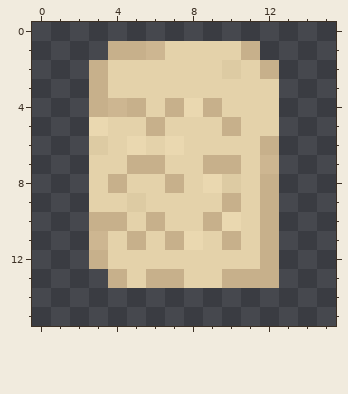
Pixel-art sprite -- files/spell_icons/page.png. The first picture shows the starting point.
The file is 16x16 pixels. Colours within 5 levels of each other are drawn and written as one.
Once edited:
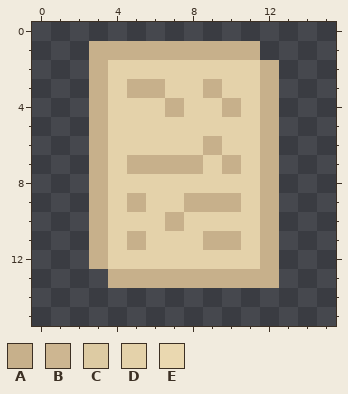
Palette (. is transparent): A #c7b08b  B #cdb691  C #ddcba3  D #e4d2aa  E #ead8b0
From old to new:
y 1: x 3 . -> A; x 6..10 BDDDD -> AAAAA
y 2: x 10 C -> D
y 3: x 5..6 DD -> AA; x 9 D -> A; x 12 D -> A
y 4: x 4..5 BA -> DD; x 8..10 EAD -> DDA; x 12 D -> A
y 5: x 3 E -> A; x 6 A -> D; x 10 A -> D; x 12 D -> A
y 6: x 3 C -> A; x 5 E -> D; x 7 E -> D; x 9 D -> A
y 7: x 3 D -> A; x 7..9 DDA -> AAD; x 12 B -> A
y 8: x 3..4 DA -> AD; x 7 A -> D; x 9..10 EC -> DD
y 9: x 3 D -> A; x 5 C -> A; x 8..9 DD -> AA
y 10: x 4 A -> D; x 6..7 AD -> DA; x 9..10 AE -> DD
y 11: x 3 B -> A; x 7..9 AED -> DDA
y 13: x 5 D -> A; x 8..9 DD -> AA
Changed places in both pictures, as pixel boxes (x1, y1, x2, y2):
changed: (89, 41, 279, 288)
